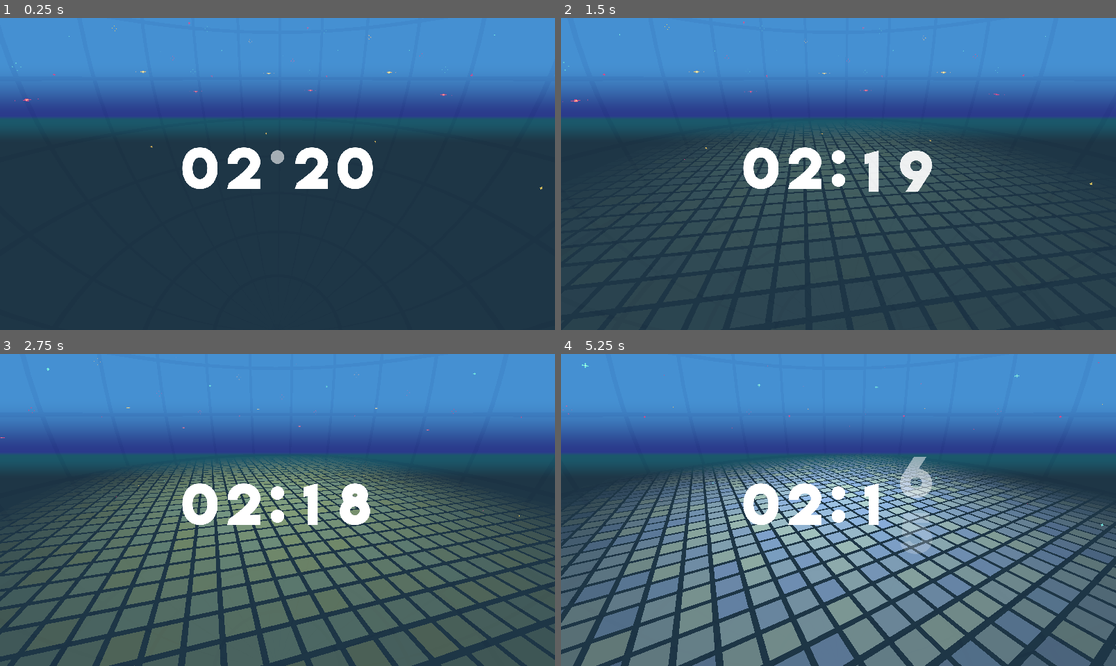
Above: before the commit, frames 1-4 (two rows, left to right).
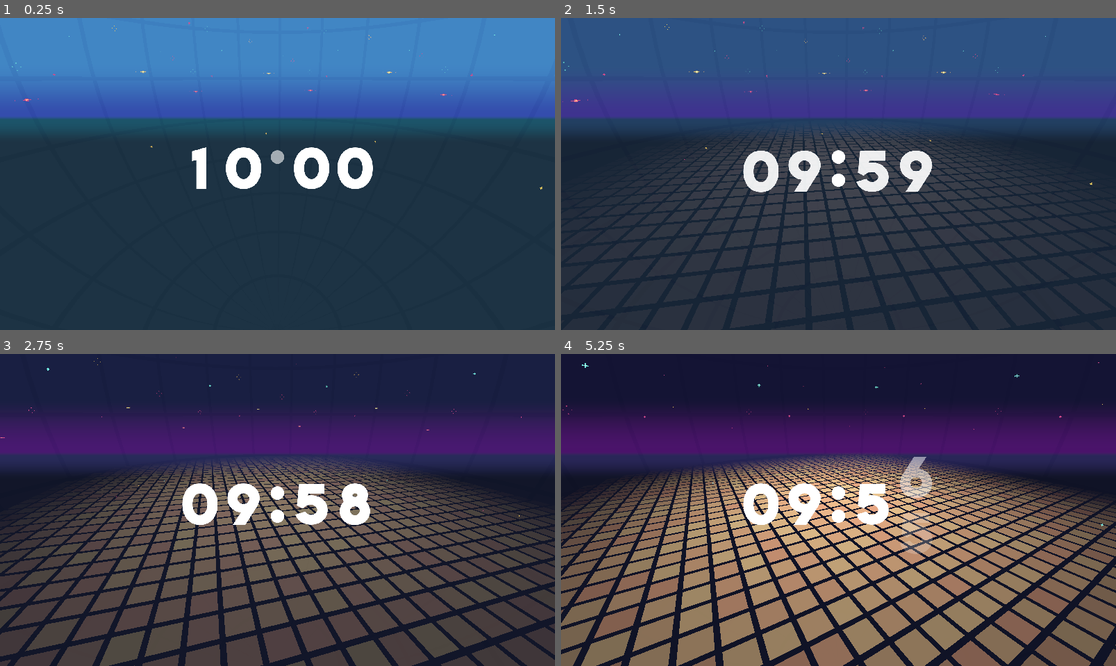
Above: after the commit, the same moments.

Repository: Tralexium/FA2021Countdown
Game: Godot game, scene res://Scenes/Main.tscn
The game is run twice, just before and just after one commit, with the same random seed, the same clock (stepped at 60 frames per second) and the same inputs. Sound files missing from this copy of the repository are replaced by a short silence.
Inputs:
- Up to frame 1 (0.25 s): no input
- Up to frame 2 (1.5 s): no input
- Up to frame 3 (2.75 s): no input
- Up to frame 4 (5.25 s): no input

The runs differ from the first frame. In frame 1, 5.5% of the frame differs, in the area x 0-100%, y 27-55%; in frame 2, 32%; in frame 3, 98%; in frame 4, 98%, in the area x 0-100%, y 0-100%.

Commit message:
Further polished the equalizer, Finished the last gradient, Adjusted disco floor variation

Diff:
--- a/Resources/env_colors_1.tres
+++ b/Resources/env_colors_1.tres
@@ -1,5 +1,5 @@
 [gd_resource type="Gradient" format=2]
 
 [resource]
-offsets = PoolRealArray( 0.0047619, 0.32381, 0.661905, 1 )
-colors = PoolColorArray( 0.273666, 0.568148, 0.824219, 1, 0.168627, 0.343964, 0.54902, 1, 0.107117, 0.348104, 0.421875, 1, 0.119171, 0.214322, 0.277344, 1 )
+offsets = PoolRealArray( 0, 0.319048, 0.661905, 1 )
+colors = PoolColorArray( 0.273666, 0.568148, 0.824219, 1, 0.197754, 0.324097, 0.703125, 1, 0.107117, 0.348104, 0.421875, 1, 0.119171, 0.214322, 0.277344, 1 )
--- a/Resources/env_colors_2.tres
+++ b/Resources/env_colors_2.tres
@@ -2,4 +2,4 @@
 
 [resource]
 offsets = PoolRealArray( 0, 0.32381, 0.661905, 1 )
-colors = PoolColorArray( 0.294118, 0.490196, 0.831373, 1, 0.460568, 0.892249, 0.760721, 1, 0.691632, 0.953125, 0.376038, 1, 0.294118, 0.490196, 0.831373, 1 )
+colors = PoolColorArray( 0.623529, 0.286275, 0.286275, 1, 0.670588, 0.494118, 0.239216, 1, 0.321569, 0.203922, 0.203922, 1, 0.137255, 0.0862745, 0.137255, 1 )
--- a/Resources/env_colors_3.tres
+++ b/Resources/env_colors_3.tres
@@ -2,4 +2,4 @@
 
 [resource]
 offsets = PoolRealArray( 0, 0.32381, 0.661905, 1 )
-colors = PoolColorArray( 0.25098, 0.113725, 0.168627, 1, 0.392157, 0.180392, 0.156863, 1, 0.180392, 0.129412, 0.286275, 1, 0.113725, 0.0941176, 0.145098, 1 )
+colors = PoolColorArray( 0.0823529, 0.0823529, 0.207843, 1, 0.294118, 0.0784314, 0.419608, 1, 0.164706, 0.152941, 0.34902, 1, 0.0666667, 0.0784314, 0.152941, 1 )
--- a/Resources/skybox_shader.tres
+++ b/Resources/skybox_shader.tres
@@ -39,8 +39,8 @@
 shader_param/horizon_length = 0.18
 shader_param/ground_horizon_length = 0.083
 shader_param/horizon_blend_length = 0.007
-shader_param/sky_col = Color( 0.286275, 0.466667, 0.623529, 1 )
-shader_param/horizon_col = Color( 0.168627, 0.231373, 0.54902, 1 )
-shader_param/ground_horizon_col = Color( 0.0901961, 0.207843, 0.239216, 1 )
-shader_param/ground_col = Color( 0.054902, 0.129412, 0.156863, 1 )
+shader_param/sky_col = Color( 0.0823529, 0.0823529, 0.207843, 1 )
+shader_param/horizon_col = Color( 0.294118, 0.0784314, 0.419608, 1 )
+shader_param/ground_horizon_col = Color( 0.164706, 0.152941, 0.34902, 1 )
+shader_param/ground_col = Color( 0.0666667, 0.0784314, 0.152941, 1 )
 shader_param/tex = ExtResource( 1 )
--- a/Scenes/3D/DiscoFloor.gd
+++ b/Scenes/3D/DiscoFloor.gd
@@ -6,7 +6,7 @@
 export(float) var opacity := 1.0
 # From DiscoTile Scene
 export(Array, Gradient) var color_gradient : Array
-export(float) var max_cycle_offset := 0.2
+export(float) var max_cycle_offset := 0.1
 
 onready var nTween := $Tween
 
--- a/Scenes/Main.gd
+++ b/Scenes/Main.gd
@@ -1,28 +1,32 @@
 extends Node
 
-export(float) var min_db := 28.0
+export(float) var min_db := 30.0
 export(float) var min_freq := 0.0
-export(float) var max_freq := 25000.0
-export(float) var shrink_spd := 0.7
+export(float) var max_freq := 15000.0
+export(float) var shrink_spd := 0.8
 export(float) var strength := 1.5
 
 onready var music_playlist := [
 	preload("res://Assets/Music/track_1.mp3"),
+	preload("res://Assets/Music/track_3.mp3"),
 	preload("res://Assets/Music/track_2.mp3"),
-	preload("res://Assets/Music/track_3.mp3"),
 ]
 
 onready var nDiscoFloor : MultiMeshInstance = $"3DWorld/DiscoFloor"
 onready var nStarSkyboxLayer : MeshInstance = $"3DWorld/StarSkyboxLayer"
 onready var nSkyBox : MeshInstance = $"3DWorld/SkyBox"
 onready var nTween : Tween = $Tween
+onready var nMusic : AudioStreamPlayer = $Music
 var spectrum : AudioEffectInstance
 var energy : float
 var prev_energy : float
+var current_track_id := 0
 
 
 func _ready() -> void:
 	spectrum = AudioServer.get_bus_effect_instance(0,0)
+
+	_on_Music_finished()
 
 	nTween.interpolate_property(nDiscoFloor, "opacity", 0.0, 1.0, 5.0, Tween.TRANS_SINE, Tween.EASE_IN)
 	nTween.start()
@@ -46,4 +50,14 @@
 
 
 func _on_Music_finished() -> void:
-	pass # Replace with function body.
+	current_track_id += 1
+	if current_track_id < music_playlist.size():
+		match current_track_id:
+			1:
+				min_db = 32.0
+			2:
+				min_db = 34.0
+		nMusic.stream = music_playlist[current_track_id]
+		nMusic.play()
+		nSkyBox.next_color()
+		nDiscoFloor.next_color()
--- a/Scenes/Main.tscn
+++ b/Scenes/Main.tscn
@@ -37,8 +37,7 @@
 margin_top = 392.0
 margin_right = 1312.0
 margin_bottom = 648.0
-timer_minutes = 2
-timer_seconds = 20
+timer_minutes = 10
 
 [node name="Music" type="AudioStreamPlayer" parent="."]
 stream = ExtResource( 3 )
--- a/Scenes/SkyController.gd
+++ b/Scenes/SkyController.gd
@@ -4,8 +4,8 @@
 
 var color_set := [
 	preload("res://Resources/env_colors_1.tres"),
+	preload("res://Resources/env_colors_3.tres"),
 	preload("res://Resources/env_colors_2.tres"),
-	preload("res://Resources/env_colors_3.tres"),
 ]
 var sky_top_color : Color
 var sky_horizon_color : Color
@@ -41,7 +41,7 @@
 	ground_horizon_color  = cur_set.get_color(2).linear_interpolate(next_set.get_color(2), mix_strength)
 	ground_bottom_color   = cur_set.get_color(3).linear_interpolate(next_set.get_color(3), mix_strength)
 	get_active_material(0).set_shader_param("sky_col", sky_top_color)
-	get_active_material(0).set_shader_param("sky_horizon_col", sky_horizon_color)
+	get_active_material(0).set_shader_param("horizon_col", sky_horizon_color)
 	get_active_material(0).set_shader_param("ground_col", ground_bottom_color)
 	get_active_material(0).set_shader_param("ground_horizon_col", ground_horizon_color)
 
